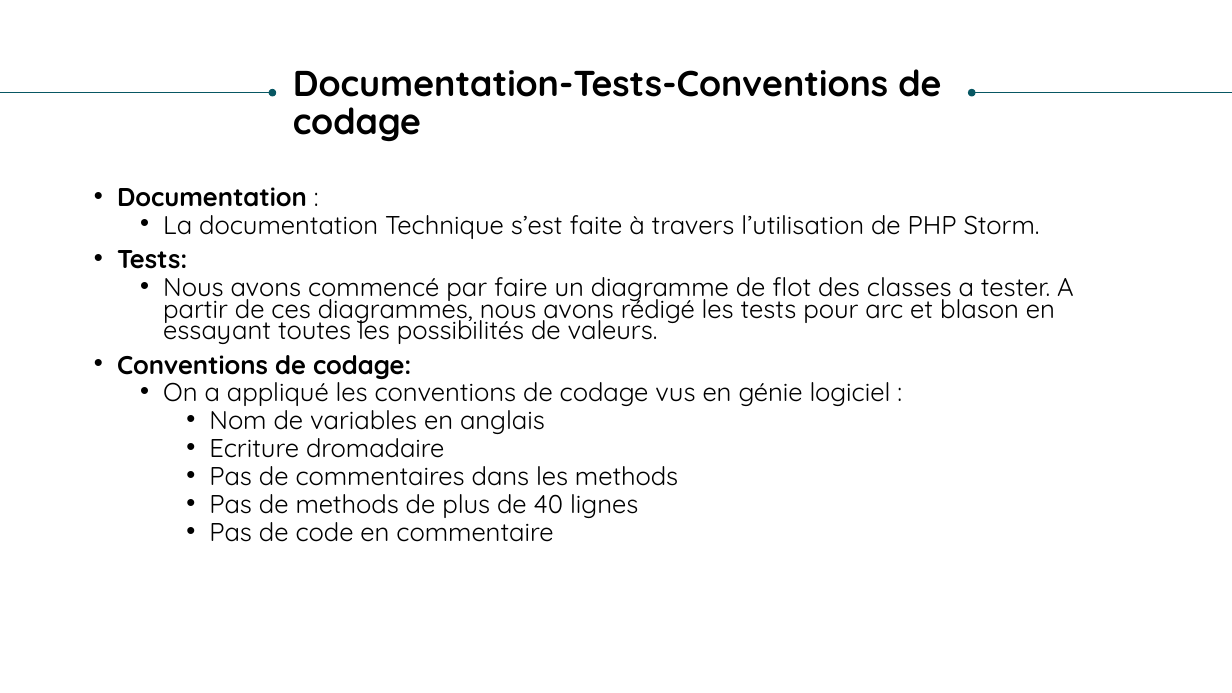
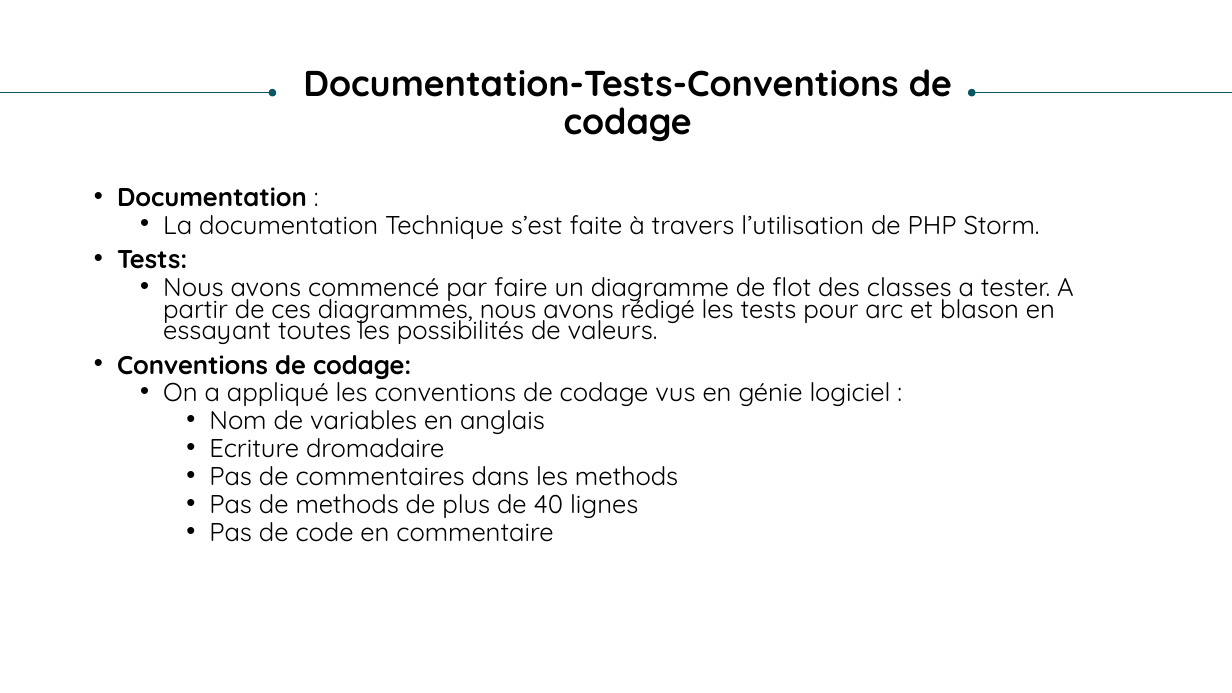
Before and after one commit to mhabaj/TANGU, a slide deck: slide 20 of Gestion et Documentation/Genie_Logiciel_ORAL.pptx. Drawn at 1232x693 pixels with LibreOffice and Linux fonts; fonts in the diff are those of the drawing. Boxes give left, top, right and bottom in pixels: in the first picture for what was removed or moved away, otherwise in the second. Text is boxed around its words. In the diff, an @@ line names an element or a change of style, - is before the commit and + after.

```diff
--- a/Gestion et Documentation/Genie_Logiciel_ORAL.pptx
+++ b/Gestion et Documentation/Genie_Logiciel_ORAL.pptx
@@ title "Documentation-Tests-Conventions de codage" at [303,69,952,142]: alignment left to centre @@
```
Also in this commit, not shown: 7 other files.
